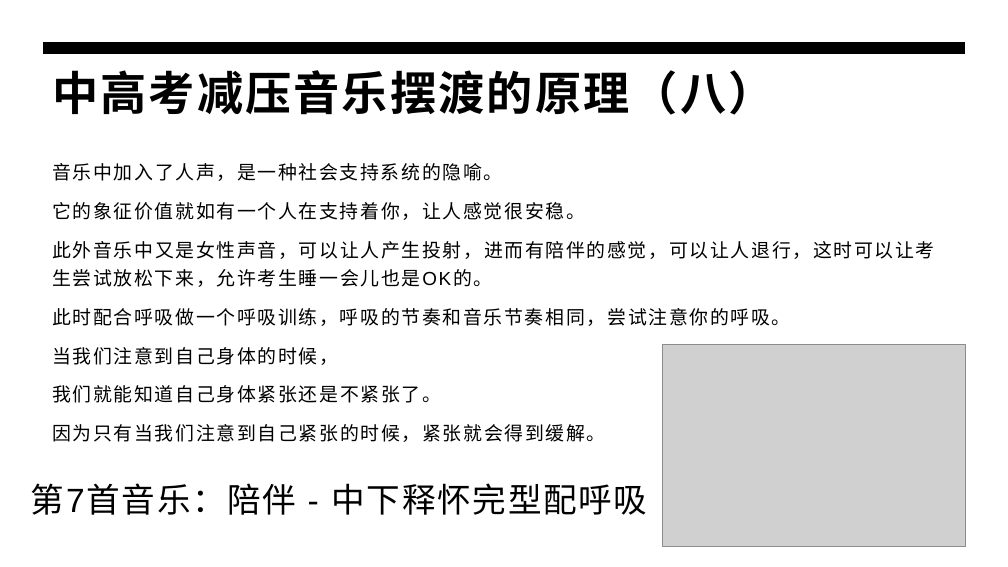
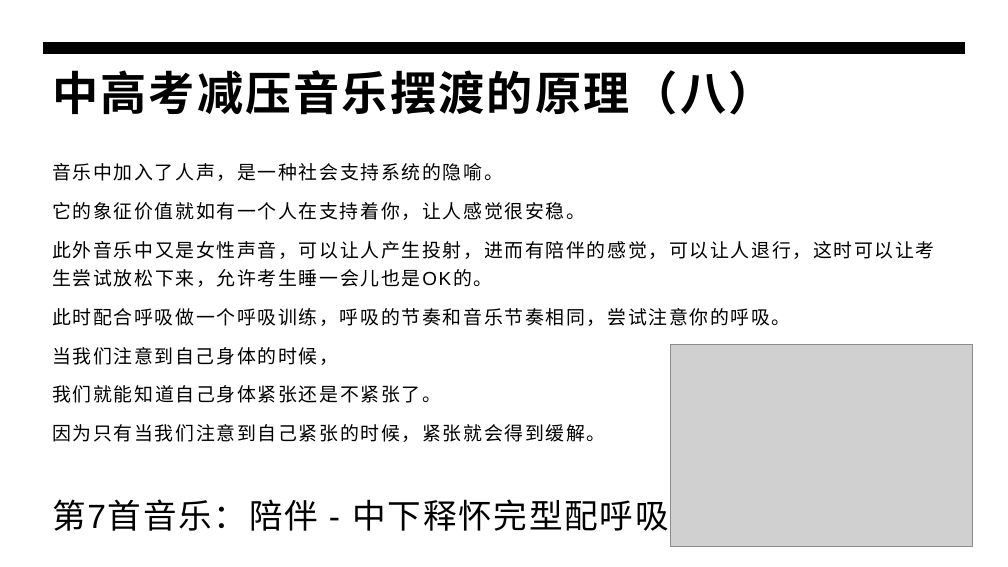
Before and after one commit to panxibei/writing, a slide deck: slide 28 of 44_心理学/30_浥尘伙伴社团原创：中高考音乐减压心理训练/PPT制作素材/浥尘伙伴社团：中高考音乐减压心理训练.pptx (slide 21 before the commit). Drawn at 1008x567 pixels with LibreOffice and Linux fonts; fonts in the diff are those of the drawing; grey boxes stand for pictures. Boxes give left, top, right and bottom in pixels: in the first picture for what was removed or moved away, otherwise in the second. Text is boxed around its words. In the diff, an @@ line names an element or a change of style, - is before the commit and + after.

```diff
--- a/44_心理学/30_浥尘伙伴社团原创：中高考音乐减压心理训练/PPT制作素材/浥尘伙伴社团：中高考音乐减压心理训练.pptx
+++ b/44_心理学/30_浥尘伙伴社团原创：中高考音乐减压心理训练/PPT制作素材/浥尘伙伴社团：中高考音乐减压心理训练.pptx
@@ picture: place and size @@
-picture at box(663, 344, 966, 546)
+picture at box(670, 344, 973, 546)
@@ text "第7首音乐：陪伴 - 中下释怀完型配呼吸": place and size @@
-text "第7首音乐：陪伴 - 中下释怀完型配呼吸" at box(31, 483, 648, 515)
+text "第7首音乐：陪伴 - 中下释怀完型配呼吸" at box(52, 499, 669, 531)
```
Also in this commit, not shown: 17 other slides changed, 12 other files.
